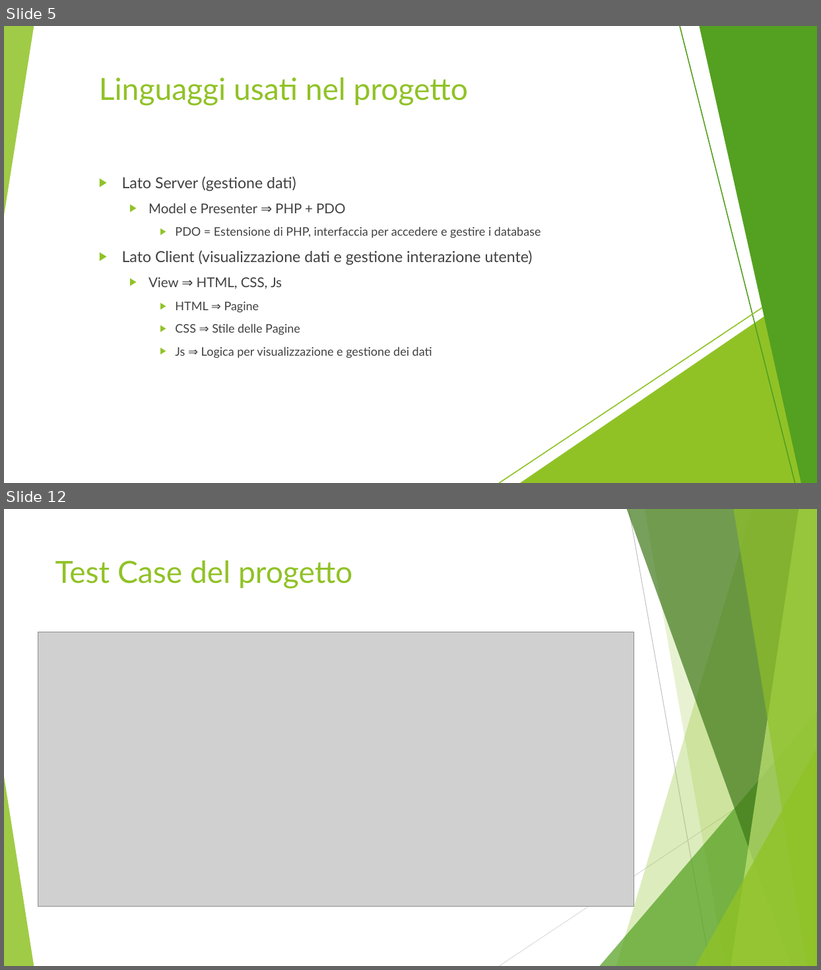
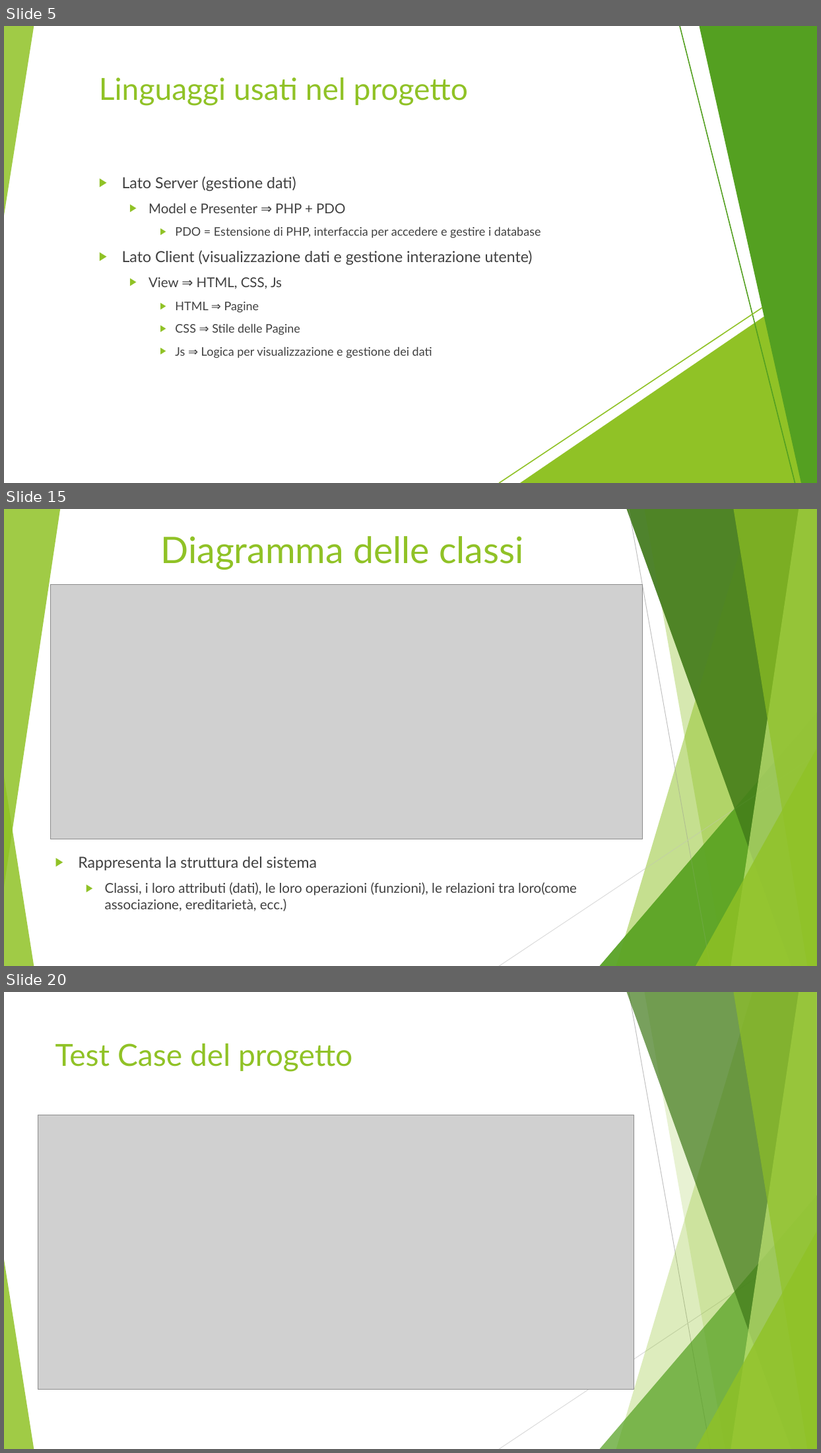
Before and after one commit to MarcoFrontini/Progetto_IdS_2024-2025, a slide deck: Documentazione/Presentazione.pptx. Shown one above the other, each under a label of ours: slides 5 and 12 before the commit, slides 5, 15 and 20 after it; the slides between them are not shown. The pictures are 821x970 and 821x1453 pixels, drawn with LibreOffice and Linux fonts; fonts in the diff are those of the drawing; grey boxes stand for pictures. Boxes give left, top, right and bottom in pixels: in the first picture for what was removed or moved away, otherwise in the second. Text is boxed around its words. In the diff, an @@ line names an element or a change of style, - is before the commit and + after.

```diff
--- a/Documentazione/Presentazione.pptx
+++ b/Documentazione/Presentazione.pptx
@@ slide 15 added at (x1=4, y1=509, x2=817, y2=966), background #FFFFFF; not listed: 8 template elements that a slide beside it also shows @@
@@ group added at (x1=4, y1=509, x2=817, y2=966): 5 freeform shapes, 3 triangles, 2 lines @@
@@ title added at (x1=161, y1=536, x2=523, y2=570), 43.2 pt, text #90C226 @@
+Diagramma delle classi
@@ picture added at (x1=50, y1=585, x2=643, y2=839) @@
@@ text added at (x1=78, y1=857, x2=577, y2=912), 16 pt, text #404040 @@
+▶ Rappresenta la struttura del sistema
+  ▶ Classi, i loro attributi (dati), le loro operazioni (funzioni), le relazioni tra loro(come associazione, ereditarietà, ecc.)
@@ what was slide 12 is now slide 20 @@
```
Also in this commit, not shown: 4 slides changed, 12 other slides added, 1 slide removed.
